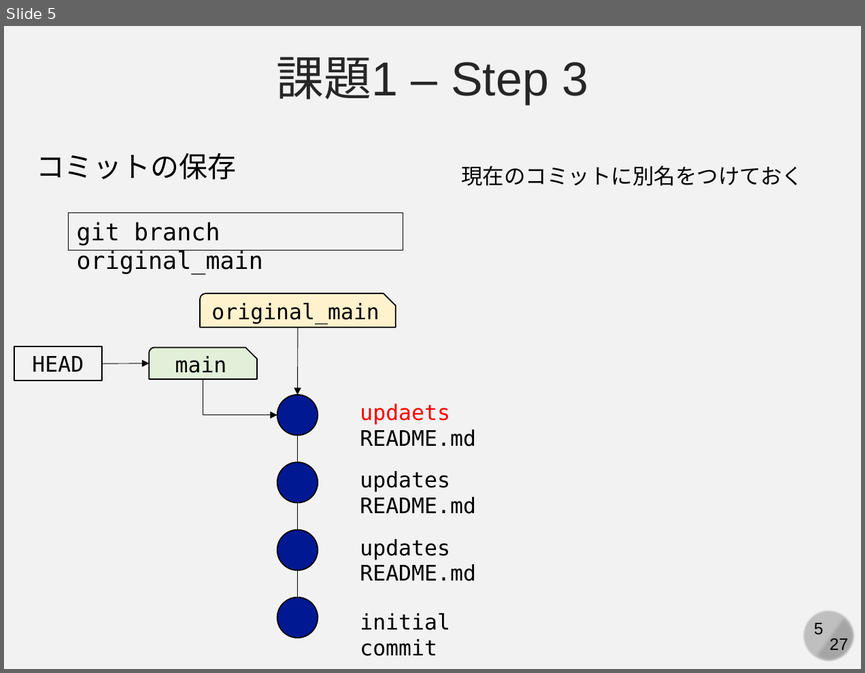
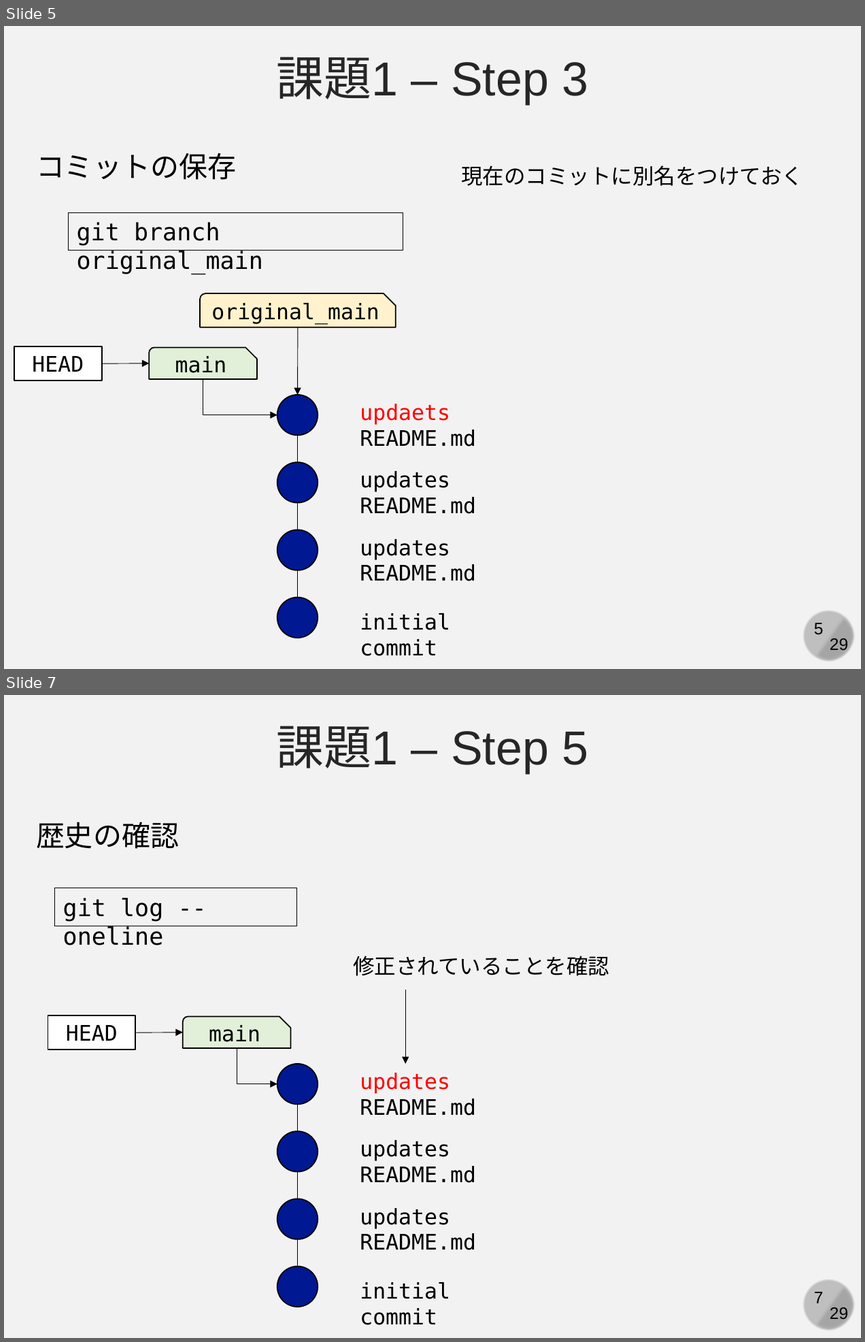
Before and after one commit to kaityo256/github, a slide deck: practice_advanced/fig/slide.pptx. Shown one above the other, each under a label of ours: slide 5 before the commit, slides 5 and 7 after it; the slides between them are not shown. The pictures are 865x673 and 865x1342 pixels, drawn with LibreOffice and Linux fonts; fonts in the diff are those of the drawing. Boxes give left, top, right and bottom in pixels: in the first picture for what was removed or moved away, otherwise in the second. Text is boxed around its words. In the diff, an @@ line names an element or a change of style, - is before the commit and + after.

```diff
--- a/practice_advanced/fig/slide.pptx
+++ b/practice_advanced/fig/slide.pptx
@@ slide 7 added at (4,695,861,1338), background #F2F2F2; not listed: 4 template elements that a slide beside it also shows @@
@@ text added at (277,726,588,773), 40 pt, text #262626 @@
+課題1 – Step 5
@@ text added at (36,821,179,849), 24 pt, text #000000 @@
+歴史の確認
@@ rectangle added at (54,888,296,926), outline #000000 0.75 pt, 20 pt, text #000000 @@
+git log --oneline
@@ text added at (353,955,609,976), 18 pt, text #000000 @@
+修正されていることを確認
@@ arrow added from (406, 989) to (406, 1064), #000000 0.5 pt @@
@@ rectangle added at (48,1015,135,1049), fill #FFFFFF, outline #000000 1 pt, 18 pt, text #000000 @@
+HEAD
@@ snip round rect added at (183,1016,291,1048), fill #E2F0D9, outline #000000 1 pt, 18 pt, text #000000 @@
+main
@@ arrow added from (136, 1032) to (183, 1032), #000000 0.5 pt @@
@@ elbow arrow added from (237, 1048) to (277, 1084), #000000 0.5 pt @@
@@ ellipse added at (277,1064,317,1104), fill #011893, outline #000000 1 pt @@
@@ text added at (360,1072,476,1115), 18 pt, text #000000 @@
+updates README.md
@@ line added from (298, 1131) to (298, 1104), #000000 0.5 pt @@
@@ ellipse added at (277,1131,317,1172), fill #011893, outline #000000 1 pt @@
@@ text added at (360,1140,476,1183), 18 pt, text #000000 @@
+updates README.md
@@ line added from (298, 1199) to (298, 1172), #000000 0.5 pt @@
@@ ellipse added at (277,1199,317,1239), fill #011893, outline #000000 1 pt @@
@@ text added at (360,1208,476,1250), 18 pt, text #000000 @@
+updates README.md
@@ line added from (298, 1266) to (298, 1239), #000000 0.5 pt @@
@@ ellipse added at (277,1266,317,1306), fill #011893, outline #000000 1 pt @@
@@ text added at (360,1282,450,1325), 18 pt, text #000000 @@
+initial commit
@@ slide 5 changed as well @@
@@ text at (830,638,848,654): text changed @@
-27
+29
```
Also in this commit, not shown: 4 other slides changed, 23 other slides added, 1 slide removed, 1 other file.
